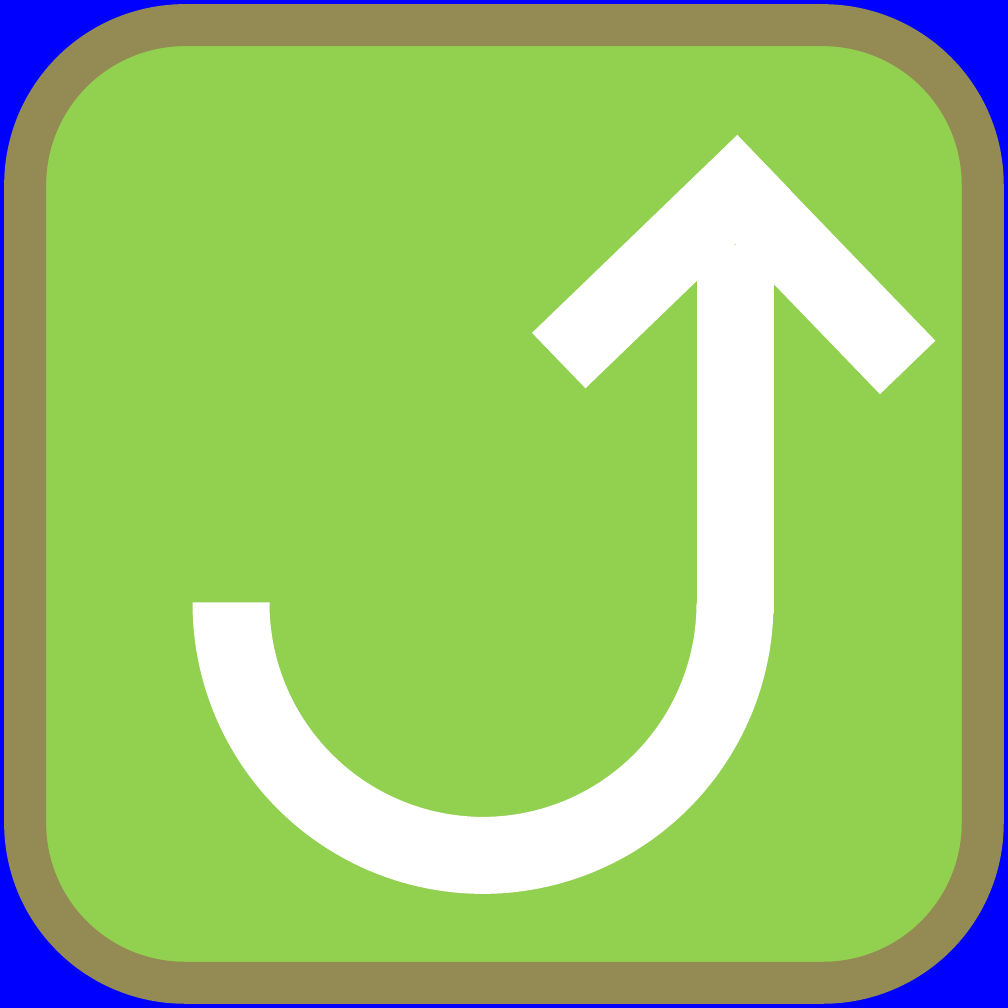
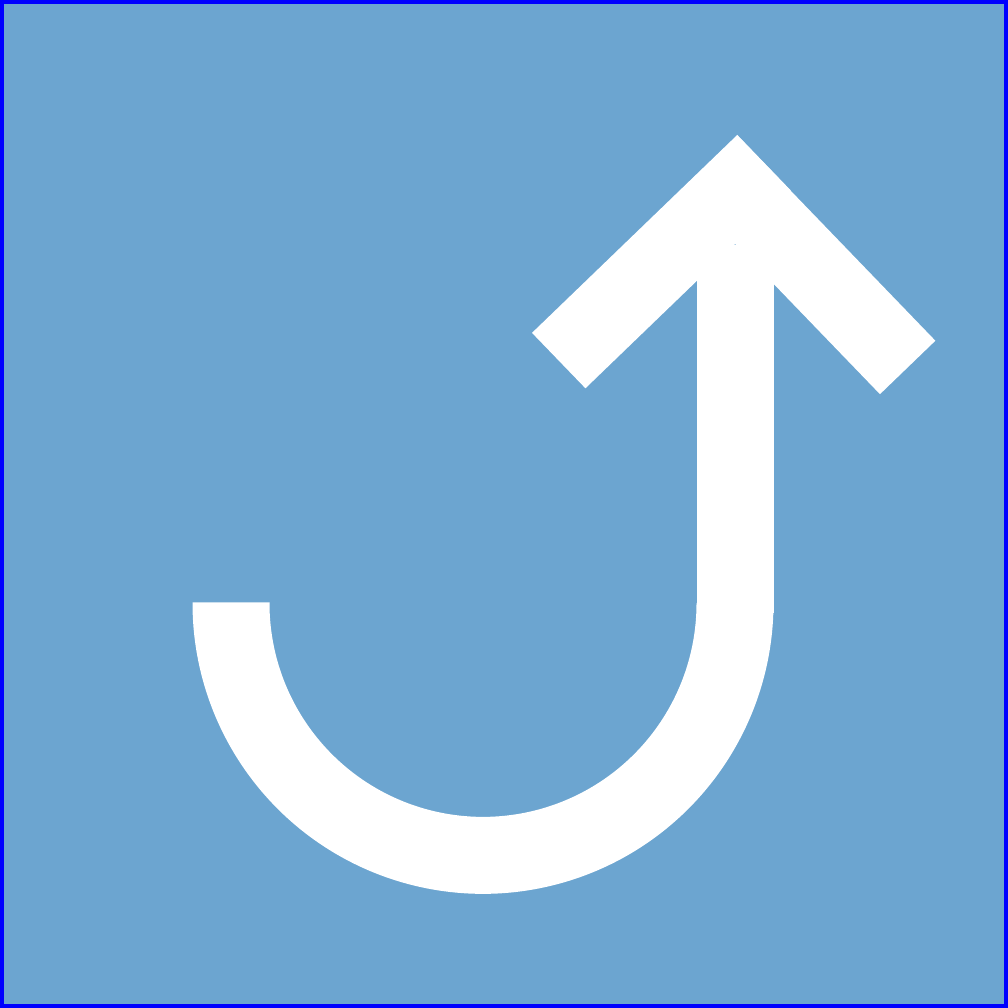
Before and after one commit to TouchTone/jsit_chrome_plugin, a slide deck: slide 2 of logo.pptx. Drawn at 1008x1008 pixels with LibreOffice and Linux fonts; fonts in the diff are those of the drawing. Boxes give left, top, right and bottom in pixels: in the first picture for what was removed or moved away, otherwise in the second. Text is boxed around its words. In the diff, an @@ line names an element or a change of style, - is before the commit and + after.

```diff
--- a/logo.pptx
+++ b/logo.pptx
@@ rounded rectangle at [25,25,983,983]: fill #92D050 to #6CA5D0; outline #948A54 30 pt to #6CA5D0 30 pt; proportions changed @@
@@ rectangle at [471,76,882,223]: fill #92D050 to #6CA5D0 @@
```
Also in this commit, not shown: 3 other slides changed, 12 other files.
